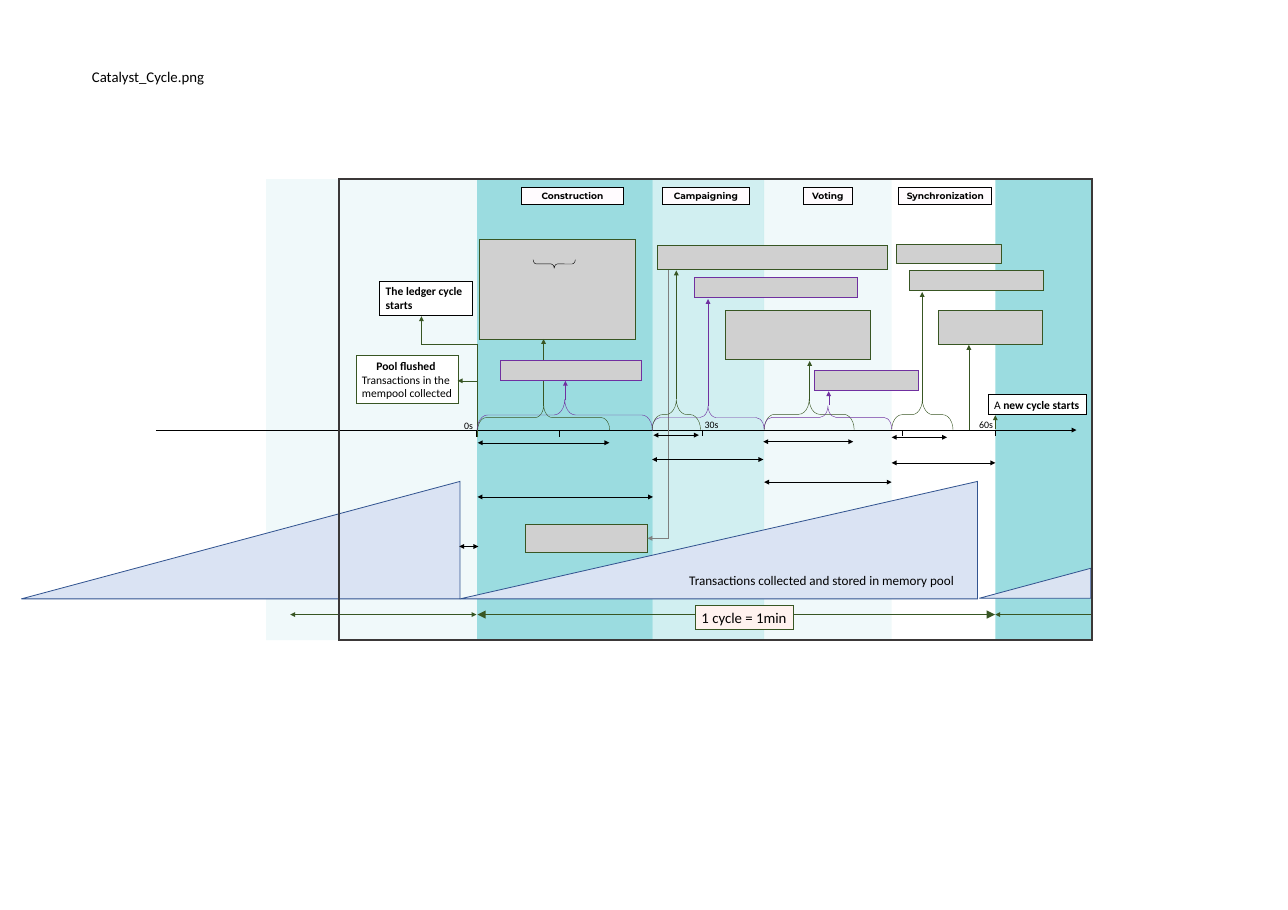
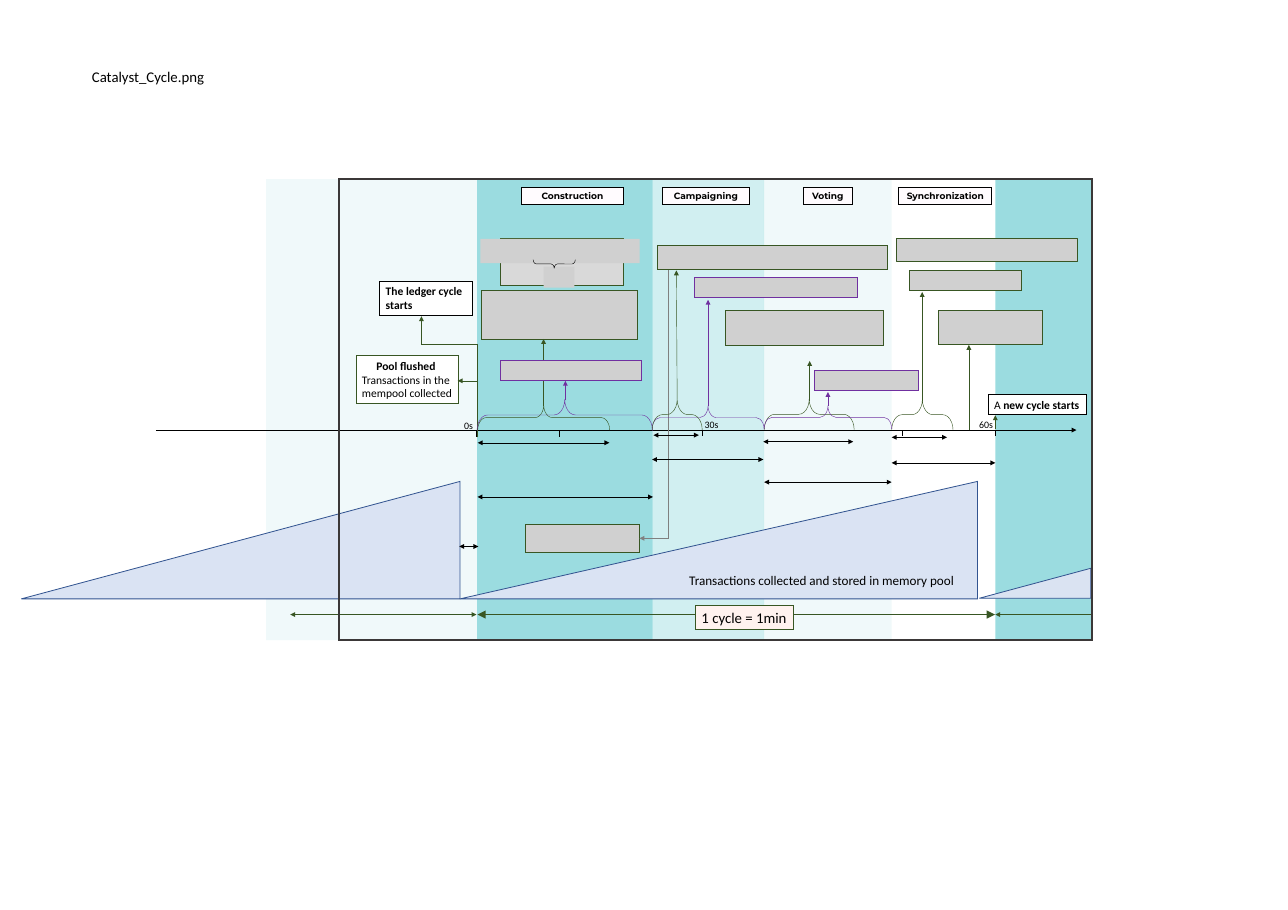
Before and after one commit to RedSkiesIO/consensus-whitepaper, a slide deck: slide 1 of figures/Powerpoint/DesginConsensusAndDatabase.pptx. Drawn at 1288x910 pixels with LibreOffice and Linux fonts; fonts in the diff are those of the drawing; grey boxes stand for pictures; background and template pictures are left out. Boxes give left, top, right and bottom in pixels: in the first picture for what was removed or moved away, otherwise in the second. Text is boxed around its words. In the diff, an @@ line names an element or a change of style, - is before the commit and + after.

```diff
--- a/figures/Powerpoint/DesginConsensusAndDatabase.pptx
+++ b/figures/Powerpoint/DesginConsensusAndDatabase.pptx
@@ picture added at (x1=481, y1=239, x2=640, y2=263) @@
@@ rectangle added at (x1=501, y1=239, x2=624, y2=285), fill #D9D9D9, outline #385723 1 pt @@
@@ picture resized from (x1=896, y1=245, x2=1002, y2=263) to (x1=896, y1=239, x2=1078, y2=262) @@
@@ picture resized from (x1=480, y1=240, x2=636, y2=340) to (x1=481, y1=290, x2=637, y2=339) @@
@@ elbow arrow moved from (669, 271) - (648, 538) to (669, 271) - (639, 538) @@
@@ picture resized from (x1=910, y1=271, x2=1044, y2=291) to (x1=910, y1=271, x2=1022, y2=291) @@
@@ picture resized from (x1=726, y1=311, x2=871, y2=360) to (x1=726, y1=311, x2=884, y2=346) @@
@@ picture resized from (x1=526, y1=524, x2=648, y2=552) to (x1=526, y1=524, x2=639, y2=552) @@
```
Also in this commit, not shown: 1 slide added, 1 slide removed, 8 other files.
